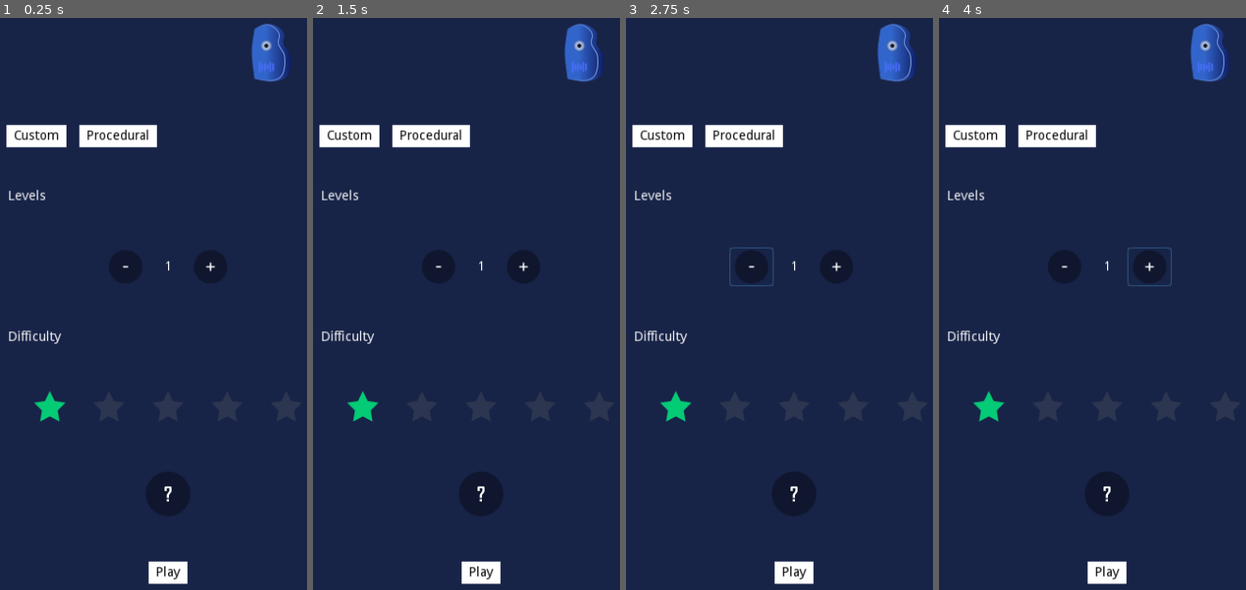
Above: before the commit, frames 1-4 (left to right).
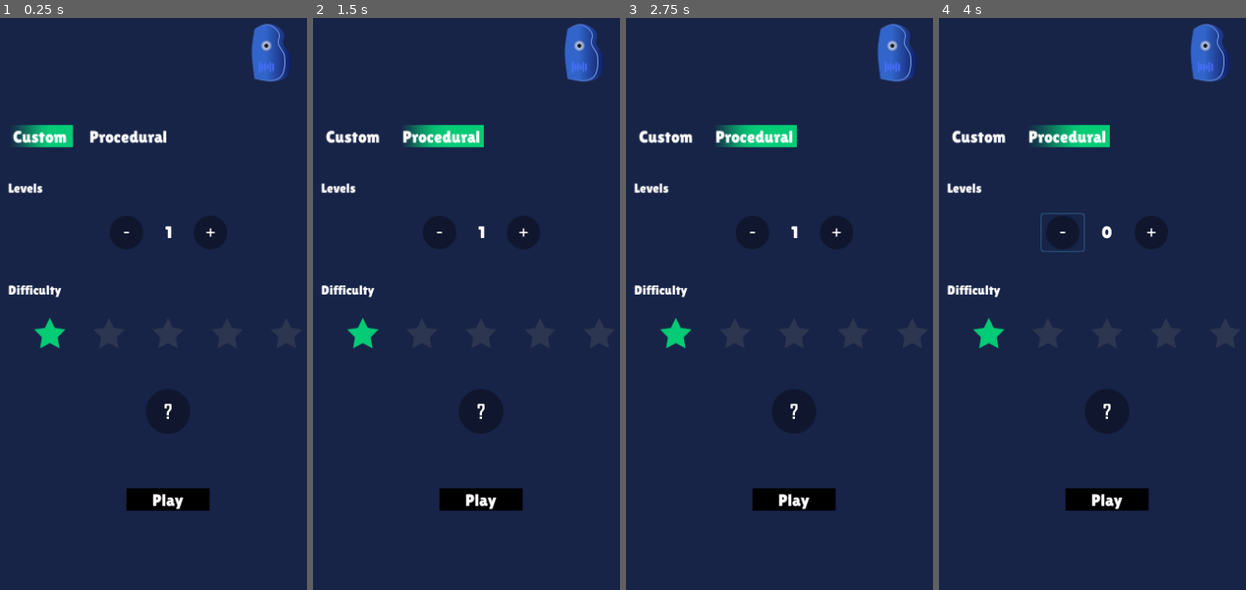
Above: after the commit, the same moments.

Repository: botdenoms/bots
Game: Godot game, scene res://scenes/home/home.tscn
Same seed, same stepped clock (60 frames per second), same inputs: the game is played once before the commit and once after it.
Inputs (mouse positions are in pixels of both pictures, inside the frame that each line leads up to):
- Up to frame 1 (0.25 s): no input
- Up to frame 2 (1.5 s): click "Custom" at 0.5 s; click "Procedural" at 1.25 s
- Up to frame 3 (2.75 s): click (751, 263) at 2.02 s
- Up to frame 4 (4 s): click (1064, 235) at 2.77 s; click (1150, 263) at 3.52 s

The runs differ from the first frame. In frame 1, 7.5% of the frame differs, in the area x 1-75%, y 18-100%; in frame 2, 7.6%; in frame 3, 7.7%; in frame 4, 7.8%, in the area x 1-76%, y 18-100%.

Commit message:
ui: home screen ui update with functionality (basic functionality)

Diff:
--- /dev/null
+++ b/Bots/scenes/home/button_shader.tres
@@ -0,0 +1,15 @@
+[gd_resource type="ShaderMaterial" load_steps=2 format=2]
+
+[sub_resource type="Shader" id=1]
+code = "shader_type canvas_item;
+
+uniform vec4 color: hint_color;
+
+void fragment(){
+	vec4 ALBEDO = color.rgba;
+	COLOR = ALBEDO;
+}"
+
+[resource]
+shader = SubResource( 1 )
+shader_param/color = Color( 0, 0, 0, 1 )
--- /dev/null
+++ b/Bots/scenes/home/font14px.tres
@@ -0,0 +1,8 @@
+[gd_resource type="DynamicFont" load_steps=2 format=2]
+
+[ext_resource path="res://fonts/LilitaOne-Regular.ttf" type="DynamicFontData" id=1]
+
+[resource]
+size = 14
+use_mipmaps = true
+font_data = ExtResource( 1 )
--- /dev/null
+++ b/Bots/scenes/home/font18px.tres
@@ -0,0 +1,8 @@
+[gd_resource type="DynamicFont" load_steps=2 format=2]
+
+[ext_resource path="res://fonts/LilitaOne-Regular.ttf" type="DynamicFontData" id=1]
+
+[resource]
+size = 18
+use_mipmaps = true
+font_data = ExtResource( 1 )
--- /dev/null
+++ b/Bots/scenes/home/home.gd
@@ -0,0 +1,116 @@
+extends Control
+
+# state variables
+var level = 1
+var difficulty = 1
+var custom = true
+
+# ui elements selectors
+onready var level_label = $ColorRect/VBoxContainer/levelscontrol/level
+onready var basic = $ColorRect/VBoxContainer/difiicultycontrol/basic
+onready var average = $ColorRect/VBoxContainer/difiicultycontrol/average
+onready var advanced = $ColorRect/VBoxContainer/difiicultycontrol/advanced
+onready var expert = $ColorRect/VBoxContainer/difiicultycontrol/expert
+onready var legendary = $ColorRect/VBoxContainer/difiicultycontrol/legendary
+onready var custom_btn = $ColorRect/VBoxContainer/modebar/custom
+onready var procedural_btn = $ColorRect/VBoxContainer/modebar/precedural
+
+# preloaded textures
+onready var active = preload("res://arts/ui/activestars.png")
+onready var inactive = preload("res://arts/ui/inactivestar.png")
+
+func _ready():
+	# read persistent information
+	# inialize ui
+	difficulty_update()
+	pass
+
+func _exit_tree():
+	# write persistent information
+	pass
+
+func ui_update():
+	level_label.text = str(level)
+	if custom:
+		custom_btn.material.set("shader_param/active", true)
+		procedural_btn.material.set("shader_param/active", false)
+	else:
+		custom_btn.material.set("shader_param/active", false)
+		procedural_btn.material.set("shader_param/active", true)
+
+func difficulty_update():
+	# updates difficulty ui
+	match difficulty:
+		1:
+			basic.icon = active
+			average.icon = inactive
+			advanced.icon = inactive
+			expert.icon = inactive
+			legendary.icon = inactive
+		2:
+			basic.icon = active
+			average.icon = active
+			advanced.icon = inactive
+			expert.icon = inactive
+			legendary.icon = inactive
+		3:
+			basic.icon = active
+			average.icon = active
+			advanced.icon = active
+			expert.icon = inactive
+			legendary.icon = inactive
+		4:
+			basic.icon = active
+			average.icon = active
+			advanced.icon = active
+			expert.icon = active
+			legendary.icon = inactive
+		5:
+			basic.icon = active
+			average.icon = active
+			advanced.icon = active
+			expert.icon = active
+			legendary.icon = active
+
+func _on_custom_pressed():
+	custom = true
+	ui_update()
+
+func _on_precedural_pressed():
+	custom = false
+	ui_update()
+
+func _on_prev_pressed():
+	level -= 1
+	ui_update()
+
+func _on_next_pressed():
+	level += 1
+	ui_update()
+
+func _on_basic_pressed():
+	difficulty = 1
+	difficulty_update()
+
+func _on_average_pressed():
+	difficulty = 2
+	difficulty_update()
+
+func _on_advanced_pressed():
+	difficulty = 3
+	difficulty_update()
+
+func _on_expert_pressed():
+	difficulty = 4
+	difficulty_update()
+
+func _on_legendary_pressed():
+	difficulty = 5
+	difficulty_update()
+
+func _on_help_pressed():
+	pass # Replace with function body.
+
+func _on_run_pressed():
+	print('Custom  mode:', custom, 'level :', level)
+	pass # Replace with function body.
--- a/Bots/scenes/home/home.tscn
+++ b/Bots/scenes/home/home.tscn
@@ -6,20 +6,39 @@
 [ext_resource path="res://arts/images/logoA64.png" type="Texture" id=4]
 [ext_resource path="res://arts/ui/plus.png" type="Texture" id=5]
 [ext_resource path="res://arts/ui/activestars.png" type="Texture" id=6]
+[ext_resource path="res://scenes/home/home.gd" type="Script" id=7]
+[ext_resource path="res://scenes/home/mode_button_shader.tres" type="Material" id=8]
+[ext_resource path="res://scenes/home/button_shader.tres" type="Material" id=9]
+[ext_resource path="res://scenes/home/font18px.tres" type="DynamicFont" id=10]
+[ext_resource path="res://scenes/home/font14px.tres" type="DynamicFont" id=11]
 
 [sub_resource type="Shader" id=1]
 code = "shader_type canvas_item;
 
+uniform vec4 color: hint_color;
+uniform bool active = true;
+
 void fragment(){
-	COLOR = vec4(1);
+	vec3 ALBEDO = color.rgb;
+	if (active){
+		float ALPHA = UV.x;
+		ALPHA = pow(ALPHA, 1);
+		ALPHA = smoothstep(.2, .6, ALPHA);
+		COLOR = vec4(ALBEDO, ALPHA);
+	}else{
+		COLOR = vec4(ALBEDO, 0);
+	}
 }"
 
 [sub_resource type="ShaderMaterial" id=2]
 shader = SubResource( 1 )
+shader_param/color = Color( 0.0196078, 0.8, 0.466667, 1 )
+shader_param/active = true
 
 [node name="home" type="Control"]
 anchor_right = 1.0
 anchor_bottom = 1.0
+script = ExtResource( 7 )
 
 [node name="ColorRect" type="ColorRect" parent="."]
 anchor_right = 1.0
@@ -74,40 +93,40 @@
 margin_bottom = 20.0
 rect_min_size = Vector2( 10, 0 )
 
-[node name="Button" type="Button" parent="ColorRect/VBoxContainer/modebar"]
+[node name="custom" type="Button" parent="ColorRect/VBoxContainer/modebar"]
 material = SubResource( 2 )
 margin_left = 14.0
-margin_right = 75.0
-margin_bottom = 20.0
-custom_colors/font_color = Color( 0.968627, 0.0313726, 0.0313726, 1 )
-text = "Custom"
-
-[node name="Label" type="Label" parent="ColorRect/VBoxContainer/modebar/Button"]
-anchor_right = 1.0
-anchor_bottom = 1.0
-custom_colors/font_color = Color( 0, 0, 0, 1 )
+margin_right = 82.0
+margin_bottom = 20.0
+text = "              "
+
+[node name="Label" type="Label" parent="ColorRect/VBoxContainer/modebar/custom"]
+anchor_right = 1.0
+anchor_bottom = 1.0
+custom_colors/font_color = Color( 1, 1, 1, 1 )
+custom_fonts/font = ExtResource( 10 )
 text = "Custom"
 align = 1
 valign = 1
 
 [node name="pad3" type="HBoxContainer" parent="ColorRect/VBoxContainer/modebar"]
-margin_left = 79.0
-margin_right = 89.0
-margin_bottom = 20.0
-rect_min_size = Vector2( 10, 0 )
-
-[node name="Button2" type="Button" parent="ColorRect/VBoxContainer/modebar"]
-material = SubResource( 2 )
-margin_left = 93.0
-margin_right = 173.0
-margin_bottom = 20.0
-custom_colors/font_color = Color( 0.968627, 0.0313726, 0.0313726, 1 )
-text = "Procedural"
-
-[node name="Label" type="Label" parent="ColorRect/VBoxContainer/modebar/Button2"]
-anchor_right = 1.0
-anchor_bottom = 1.0
-custom_colors/font_color = Color( 0, 0, 0, 1 )
+margin_left = 86.0
+margin_right = 96.0
+margin_bottom = 20.0
+rect_min_size = Vector2( 10, 0 )
+
+[node name="precedural" type="Button" parent="ColorRect/VBoxContainer/modebar"]
+material = ExtResource( 8 )
+margin_left = 100.0
+margin_right = 188.0
+margin_bottom = 20.0
+text = "                   "
+
+[node name="Label" type="Label" parent="ColorRect/VBoxContainer/modebar/precedural"]
+anchor_right = 1.0
+anchor_bottom = 1.0
+custom_colors/font_color = Color( 1, 1, 1, 1 )
+custom_fonts/font = ExtResource( 10 )
 text = "Procedural"
 align = 1
 valign = 1
@@ -115,59 +134,62 @@
 [node name="spacer4" type="VBoxContainer" parent="ColorRect/VBoxContainer"]
 margin_top = 180.0
 margin_right = 375.0
-margin_bottom = 220.0
-rect_min_size = Vector2( 0, 40 )
+margin_bottom = 210.0
+rect_min_size = Vector2( 0, 30 )
 
 [node name="title" type="HBoxContainer" parent="ColorRect/VBoxContainer"]
-margin_top = 224.0
-margin_right = 375.0
-margin_bottom = 238.0
+margin_top = 214.0
+margin_right = 375.0
+margin_bottom = 231.0
 
 [node name="pad4" type="HBoxContainer" parent="ColorRect/VBoxContainer/title"]
 margin_right = 10.0
-margin_bottom = 14.0
+margin_bottom = 17.0
 rect_min_size = Vector2( 10, 0 )
 
 [node name="Label" type="Label" parent="ColorRect/VBoxContainer/title"]
 margin_left = 14.0
-margin_right = 55.0
-margin_bottom = 14.0
+margin_right = 51.0
+margin_bottom = 17.0
+custom_fonts/font = ExtResource( 11 )
 text = "Levels"
 
 [node name="gap" type="VBoxContainer" parent="ColorRect/VBoxContainer"]
-margin_top = 242.0
-margin_right = 375.0
-margin_bottom = 282.0
-rect_min_size = Vector2( 0, 40 )
+margin_top = 235.0
+margin_right = 375.0
+margin_bottom = 245.0
+rect_min_size = Vector2( 0, 10 )
 
 [node name="levelscontrol" type="HBoxContainer" parent="ColorRect/VBoxContainer"]
-margin_top = 286.0
-margin_right = 375.0
-margin_bottom = 328.0
+margin_top = 249.0
+margin_right = 375.0
+margin_bottom = 291.0
 
 [node name="flex" type="HBoxContainer" parent="ColorRect/VBoxContainer/levelscontrol"]
-margin_right = 113.0
-margin_bottom = 42.0
-size_flags_horizontal = 3
-
-[node name="Button" type="Button" parent="ColorRect/VBoxContainer/levelscontrol"]
-margin_left = 117.0
-margin_right = 165.0
+margin_right = 114.0
+margin_bottom = 42.0
+size_flags_horizontal = 3
+
+[node name="prev" type="Button" parent="ColorRect/VBoxContainer/levelscontrol"]
+margin_left = 118.0
+margin_right = 166.0
 margin_bottom = 42.0
 icon = ExtResource( 3 )
 flat = true
 
 [node name="pad4" type="HBoxContainer" parent="ColorRect/VBoxContainer/levelscontrol"]
-margin_left = 169.0
-margin_right = 179.0
-margin_bottom = 42.0
-rect_min_size = Vector2( 10, 0 )
-
-[node name="Label" type="Label" parent="ColorRect/VBoxContainer/levelscontrol"]
-margin_left = 183.0
-margin_top = 14.0
+margin_left = 170.0
+margin_right = 180.0
+margin_bottom = 42.0
+rect_min_size = Vector2( 10, 0 )
+
+[node name="level" type="Label" parent="ColorRect/VBoxContainer/levelscontrol"]
+margin_left = 184.0
+margin_top = 10.0
 margin_right = 191.0
-margin_bottom = 28.0
+margin_bottom = 31.0
+custom_colors/font_color = Color( 1, 1, 1, 1 )
+custom_fonts/font = ExtResource( 10 )
 text = "1"
 
 [node name="pad5" type="HBoxContainer" parent="ColorRect/VBoxContainer/levelscontrol"]
@@ -176,7 +198,7 @@
 margin_bottom = 42.0
 rect_min_size = Vector2( 10, 0 )
 
-[node name="Button2" type="Button" parent="ColorRect/VBoxContainer/levelscontrol"]
+[node name="next" type="Button" parent="ColorRect/VBoxContainer/levelscontrol"]
 margin_left = 209.0
 margin_right = 257.0
 margin_bottom = 42.0
@@ -190,44 +212,46 @@
 size_flags_horizontal = 3
 
 [node name="gap3" type="VBoxContainer" parent="ColorRect/VBoxContainer"]
-margin_top = 332.0
-margin_right = 375.0
-margin_bottom = 372.0
-rect_min_size = Vector2( 0, 40 )
+margin_top = 295.0
+margin_right = 375.0
+margin_bottom = 320.0
+rect_min_size = Vector2( 0, 25 )
 
 [node name="title2" type="HBoxContainer" parent="ColorRect/VBoxContainer"]
-margin_top = 376.0
-margin_right = 375.0
-margin_bottom = 390.0
+margin_top = 324.0
+margin_right = 375.0
+margin_bottom = 341.0
 
 [node name="pad5" type="HBoxContainer" parent="ColorRect/VBoxContainer/title2"]
 margin_right = 10.0
-margin_bottom = 14.0
+margin_bottom = 17.0
 rect_min_size = Vector2( 10, 0 )
 
 [node name="Label2" type="Label" parent="ColorRect/VBoxContainer/title2"]
 margin_left = 14.0
-margin_right = 71.0
-margin_bottom = 14.0
+margin_right = 72.0
+margin_bottom = 17.0
+custom_colors/font_color = Color( 1, 1, 1, 1 )
+custom_fonts/font = ExtResource( 11 )
 text = "Difficulty"
 
 [node name="gap2" type="VBoxContainer" parent="ColorRect/VBoxContainer"]
-margin_top = 394.0
-margin_right = 375.0
-margin_bottom = 434.0
-rect_min_size = Vector2( 0, 40 )
+margin_top = 345.0
+margin_right = 375.0
+margin_bottom = 355.0
+rect_min_size = Vector2( 0, 10 )
 
 [node name="difiicultycontrol" type="HBoxContainer" parent="ColorRect/VBoxContainer"]
-margin_top = 438.0
-margin_right = 375.0
-margin_bottom = 477.0
+margin_top = 359.0
+margin_right = 375.0
+margin_bottom = 398.0
 
 [node name="flex3" type="HBoxContainer" parent="ColorRect/VBoxContainer/difiicultycontrol"]
 margin_right = 32.0
 margin_bottom = 39.0
 size_flags_horizontal = 3
 
-[node name="Button3" type="Button" parent="ColorRect/VBoxContainer/difiicultycontrol"]
+[node name="basic" type="Button" parent="ColorRect/VBoxContainer/difiicultycontrol"]
 margin_left = 36.0
 margin_right = 82.0
 margin_bottom = 39.0
@@ -240,7 +264,7 @@
 margin_bottom = 39.0
 rect_min_size = Vector2( 10, 0 )
 
-[node name="Button4" type="Button" parent="ColorRect/VBoxContainer/difiicultycontrol"]
+[node name="average" type="Button" parent="ColorRect/VBoxContainer/difiicultycontrol"]
 margin_left = 100.0
 margin_right = 146.0
 margin_bottom = 39.0
@@ -253,7 +277,7 @@
 margin_bottom = 39.0
 rect_min_size = Vector2( 10, 0 )
 
-[node name="Button5" type="Button" parent="ColorRect/VBoxContainer/difiicultycontrol"]
+[node name="advanced" type="Button" parent="ColorRect/VBoxContainer/difiicultycontrol"]
 margin_left = 164.0
 margin_right = 210.0
 margin_bottom = 39.0
@@ -266,7 +290,7 @@
 margin_bottom = 39.0
 rect_min_size = Vector2( 10, 0 )
 
-[node name="Button6" type="Button" parent="ColorRect/VBoxContainer/difiicultycontrol"]
+[node name="expert" type="Button" parent="ColorRect/VBoxContainer/difiicultycontrol"]
 margin_left = 228.0
 margin_right = 274.0
 margin_bottom = 39.0
@@ -279,7 +303,7 @@
 margin_bottom = 39.0
 rect_min_size = Vector2( 10, 0 )
 
-[node name="Button7" type="Button" parent="ColorRect/VBoxContainer/difiicultycontrol"]
+[node name="legendary" type="Button" parent="ColorRect/VBoxContainer/difiicultycontrol"]
 margin_left = 292.0
 margin_right = 338.0
 margin_bottom = 39.0
@@ -293,17 +317,17 @@
 size_flags_horizontal = 3
 
 [node name="spacer2" type="VBoxContainer" parent="ColorRect/VBoxContainer"]
-margin_top = 481.0
-margin_right = 375.0
-margin_bottom = 521.0
-rect_min_size = Vector2( 0, 40 )
+margin_top = 402.0
+margin_right = 375.0
+margin_bottom = 432.0
+rect_min_size = Vector2( 0, 30 )
 
 [node name="CenterContainer" type="CenterContainer" parent="ColorRect/VBoxContainer"]
-margin_top = 525.0
-margin_right = 375.0
-margin_bottom = 579.0
-
-[node name="Button8" type="Button" parent="ColorRect/VBoxContainer/CenterContainer"]
+margin_top = 436.0
+margin_right = 375.0
+margin_bottom = 490.0
+
+[node name="help" type="Button" parent="ColorRect/VBoxContainer/CenterContainer"]
 margin_left = 157.0
 margin_right = 217.0
 margin_bottom = 54.0
@@ -311,34 +335,47 @@
 flat = true
 
 [node name="spacer5" type="VBoxContainer" parent="ColorRect/VBoxContainer"]
-margin_top = 583.0
-margin_right = 375.0
-margin_bottom = 623.0
-rect_min_size = Vector2( 0, 40 )
+margin_top = 494.0
+margin_right = 375.0
+margin_bottom = 544.0
+rect_min_size = Vector2( 0, 50 )
 
 [node name="CenterContainer2" type="CenterContainer" parent="ColorRect/VBoxContainer"]
-margin_top = 627.0
-margin_right = 375.0
-margin_bottom = 647.0
-
-[node name="Button3" type="Button" parent="ColorRect/VBoxContainer/CenterContainer2"]
-material = SubResource( 2 )
-margin_left = 168.0
-margin_right = 206.0
+margin_top = 548.0
+margin_right = 375.0
+margin_bottom = 568.0
+
+[node name="run" type="Button" parent="ColorRect/VBoxContainer/CenterContainer2"]
+material = ExtResource( 9 )
+margin_left = 144.0
+margin_right = 230.0
 margin_bottom = 20.0
 custom_colors/font_color = Color( 0.968627, 0.0313726, 0.0313726, 1 )
-text = "play"
-
-[node name="Label" type="Label" parent="ColorRect/VBoxContainer/CenterContainer2/Button3"]
-anchor_right = 1.0
-anchor_bottom = 1.0
-custom_colors/font_color = Color( 0, 0, 0, 1 )
+text = "       play     "
+
+[node name="Label" type="Label" parent="ColorRect/VBoxContainer/CenterContainer2/run"]
+anchor_right = 1.0
+anchor_bottom = 1.0
+custom_colors/font_color = Color( 1, 1, 1, 1 )
+custom_fonts/font = ExtResource( 10 )
 text = "Play"
 align = 1
 valign = 1
 
 [node name="spacer6" type="VBoxContainer" parent="ColorRect/VBoxContainer"]
-margin_top = 651.0
-margin_right = 375.0
-margin_bottom = 691.0
+margin_top = 572.0
+margin_right = 375.0
+margin_bottom = 612.0
 rect_min_size = Vector2( 0, 40 )
+
+[connection signal="pressed" from="ColorRect/VBoxContainer/modebar/custom" to="." method="_on_custom_pressed"]
+[connection signal="pressed" from="ColorRect/VBoxContainer/modebar/precedural" to="." method="_on_precedural_pressed"]
+[connection signal="pressed" from="ColorRect/VBoxContainer/levelscontrol/prev" to="." method="_on_prev_pressed"]
+[connection signal="pressed" from="ColorRect/VBoxContainer/levelscontrol/next" to="." method="_on_next_pressed"]
+[connection signal="pressed" from="ColorRect/VBoxContainer/difiicultycontrol/basic" to="." method="_on_basic_pressed"]
+[connection signal="pressed" from="ColorRect/VBoxContainer/difiicultycontrol/average" to="." method="_on_average_pressed"]
+[connection signal="pressed" from="ColorRect/VBoxContainer/difiicultycontrol/advanced" to="." method="_on_advanced_pressed"]
+[connection signal="pressed" from="ColorRect/VBoxContainer/difiicultycontrol/expert" to="." method="_on_expert_pressed"]
+[connection signal="pressed" from="ColorRect/VBoxContainer/difiicultycontrol/legendary" to="." method="_on_legendary_pressed"]
+[connection signal="pressed" from="ColorRect/VBoxContainer/CenterContainer/help" to="." method="_on_help_pressed"]
+[connection signal="pressed" from="ColorRect/VBoxContainer/CenterContainer2/run" to="." method="_on_run_pressed"]
--- /dev/null
+++ b/Bots/scenes/home/mode_button_shader.tres
@@ -0,0 +1,24 @@
+[gd_resource type="ShaderMaterial" load_steps=2 format=2]
+
+[sub_resource type="Shader" id=1]
+code = "shader_type canvas_item;
+
+uniform vec4 color: hint_color;
+uniform bool active = true;
+
+void fragment(){
+	vec3 ALBEDO = color.rgb;
+	if (active){
+		float ALPHA = UV.x;
+		ALPHA = pow(ALPHA, 1);
+		ALPHA = smoothstep(.2, .6, ALPHA);
+		COLOR = vec4(ALBEDO, ALPHA);
+	}else{
+		COLOR = vec4(ALBEDO, 0);
+	}
+}"
+
+[resource]
+shader = SubResource( 1 )
+shader_param/color = Color( 0.0196078, 0.8, 0.466667, 1 )
+shader_param/active = false
Not shown: 1 places in Bots/scenes/home/home.tscn that only renumber resources
